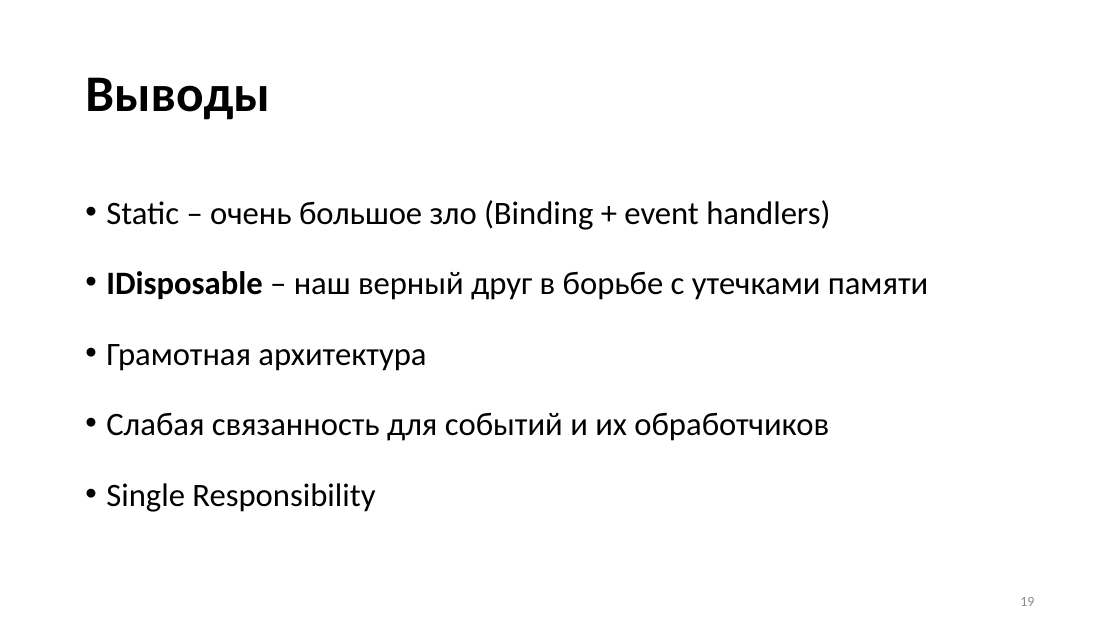
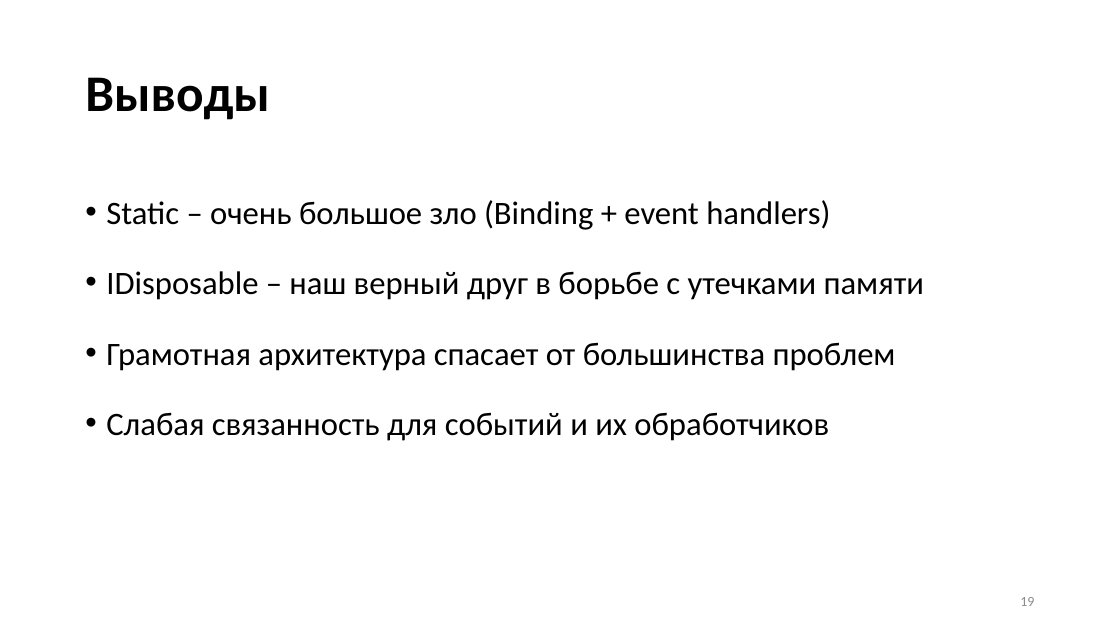
Before and after one commit to Talrandel/MemoryLeak, a slide deck: slide 19 of Утечки памяти.pptx. Drawn at 1120x630 pixels with LibreOffice and Linux fonts; fonts in the diff are those of the drawing. Boxes give left, top, right and bottom in pixels: in the first picture for what was removed or moved away, otherwise in the second. Text is boxed around its words. In the diff, an @@ line names an element or a change of style, - is before the commit and + after.

```diff
--- a/Утечки памяти.pptx
+++ b/Утечки памяти.pptx
@@ text at <box>106,271,924,300</box>: bold off in "IDisposable" @@
@@ text at <box>106,342,896,371</box>: text changed @@
-• Грамотная архитектура
+• Грамотная архитектура спасает от большинства проблем
@@ text at <box>106,483,375,512</box>: paragraph removed @@
-• Single Responsibility
```
Also in this commit, not shown: 3 other slides changed, 23 other files.
